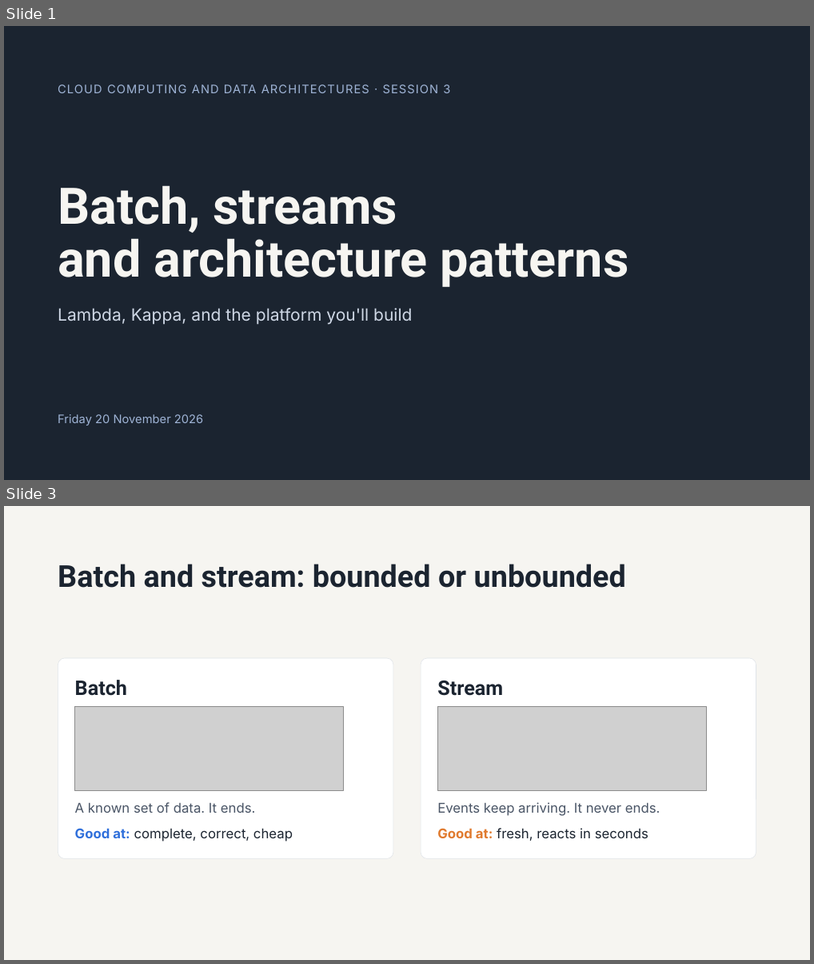
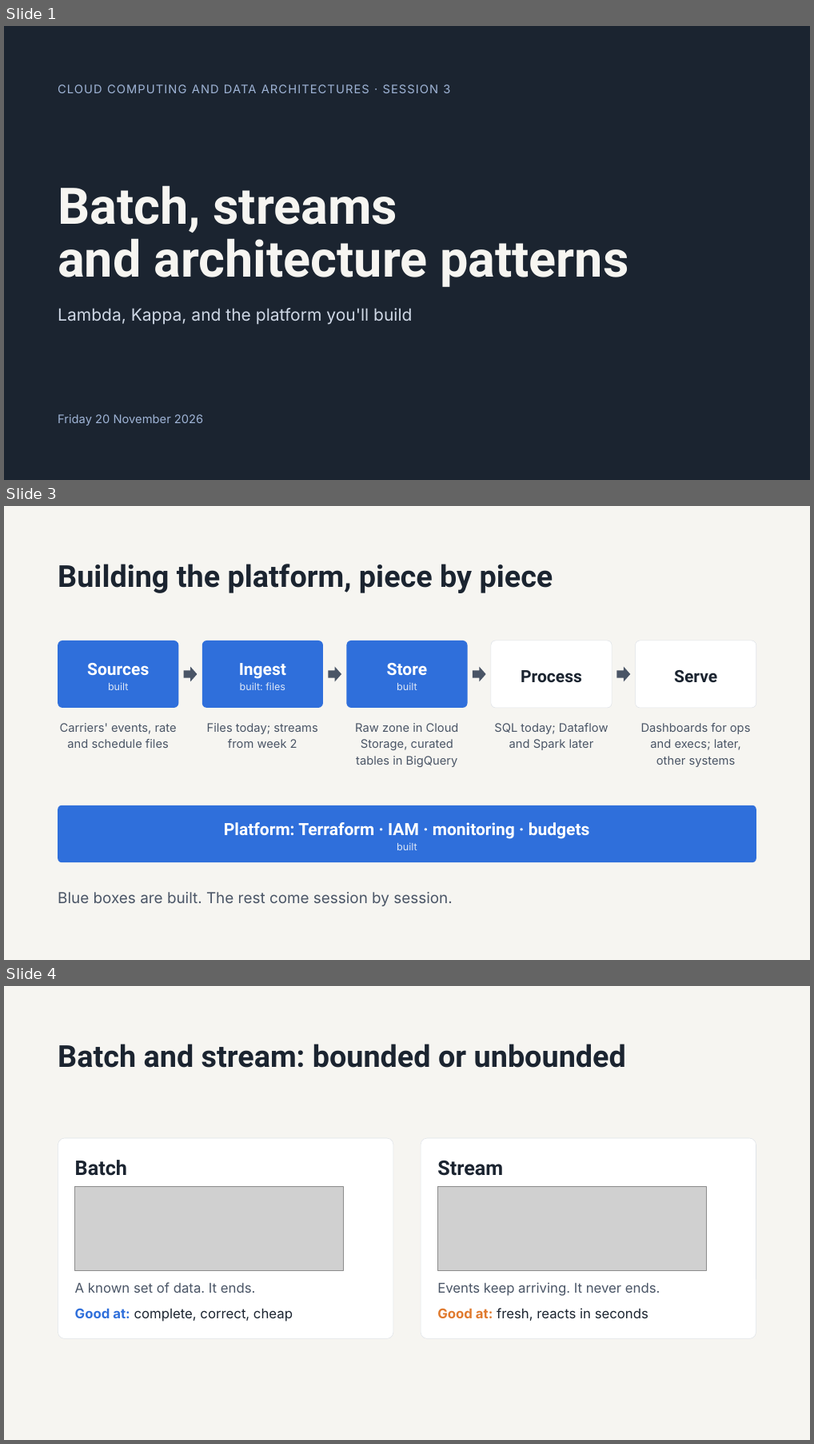
Before and after one commit to 1768SAIKUMAR/cloud-computing-srh, a slide deck: sessions/03-batch-streams-and-architecture-patterns/slides/session-03-batch-streams-and-architecture-patterns.pptx. Shown one above the other, each under a label of ours: slides 1 and 3 before the commit, slides 1, 3 and 4 after it; the slides between them are not shown. The pictures are 814x964 and 814x1444 pixels, drawn with LibreOffice and Linux fonts; fonts in the diff are those of the drawing; grey boxes stand for pictures. Boxes give left, top, right and bottom in pixels: in the first picture for what was removed or moved away, otherwise in the second. Text is boxed around its words. In the diff, an @@ line names an element or a change of style, - is before the commit and + after.

```diff
--- a/sessions/03-batch-streams-and-architecture-patterns/slides/session-03-batch-streams-and-architecture-patterns.pptx
+++ b/sessions/03-batch-streams-and-architecture-patterns/slides/session-03-batch-streams-and-architecture-patterns.pptx
@@ slide 3 added at bbox=[4, 506, 810, 960], background #F6F5F1 @@
@@ title added at bbox=[58, 564, 554, 593], 36 pt, text #1B2430, bold @@
+Building the platform, piece by piece
@@ group added at bbox=[58, 640, 468, 767]: 6 texts, 3 rounded rectangles, 2 right arrows @@
+Sources
+built
+Carriers' events, rate and schedule files
+Ingest
+built: files
+Files today; streams from week 2
+Store
+built
+Raw zone in Cloud Storage, curated tables in BigQuery
@@ group added at bbox=[473, 640, 757, 767]: 4 texts, 2 right arrows, 2 rounded rectangles @@
+Process
+SQL today; Dataflow and Spark later
+Serve
+Dashboards for ops and execs; later, other systems
@@ rounded rectangle added at bbox=[58, 805, 757, 862], fill #2F6FDB @@
@@ text added at bbox=[224, 822, 590, 850], 20 pt, text #FFFFFF, bold @@
+Platform: Terraform · IAM · monitoring · budgets
+built
@@ text added at bbox=[58, 892, 452, 906], 18 pt, text #4A5566 @@
+Blue boxes are built. The rest come session by session.
@@ what was slide 3 is now slide 4 @@
```
Also in this commit, not shown: 1 slide changed, 2 other slides added, 1 slide removed, 6 other files.
